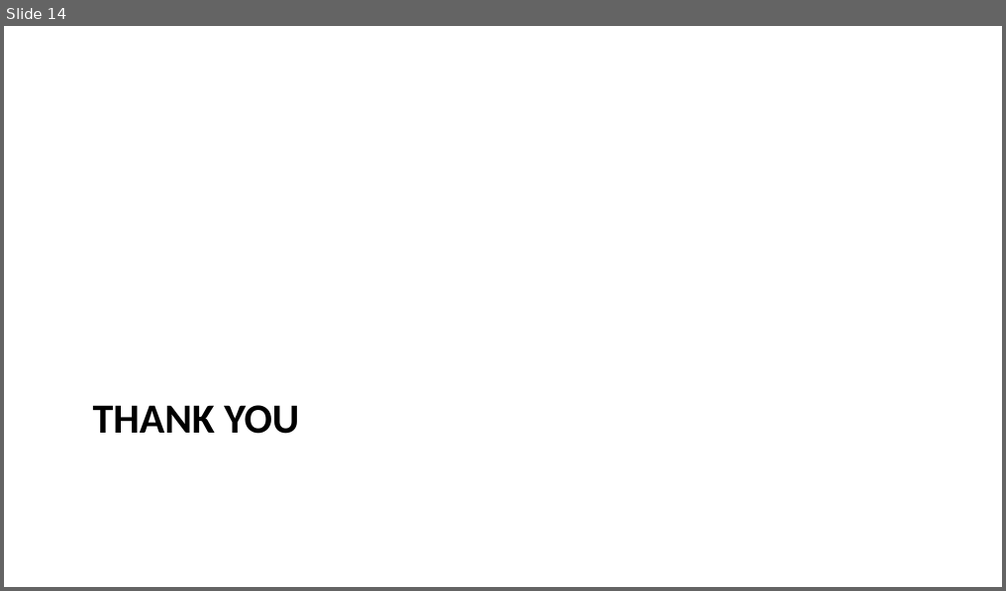
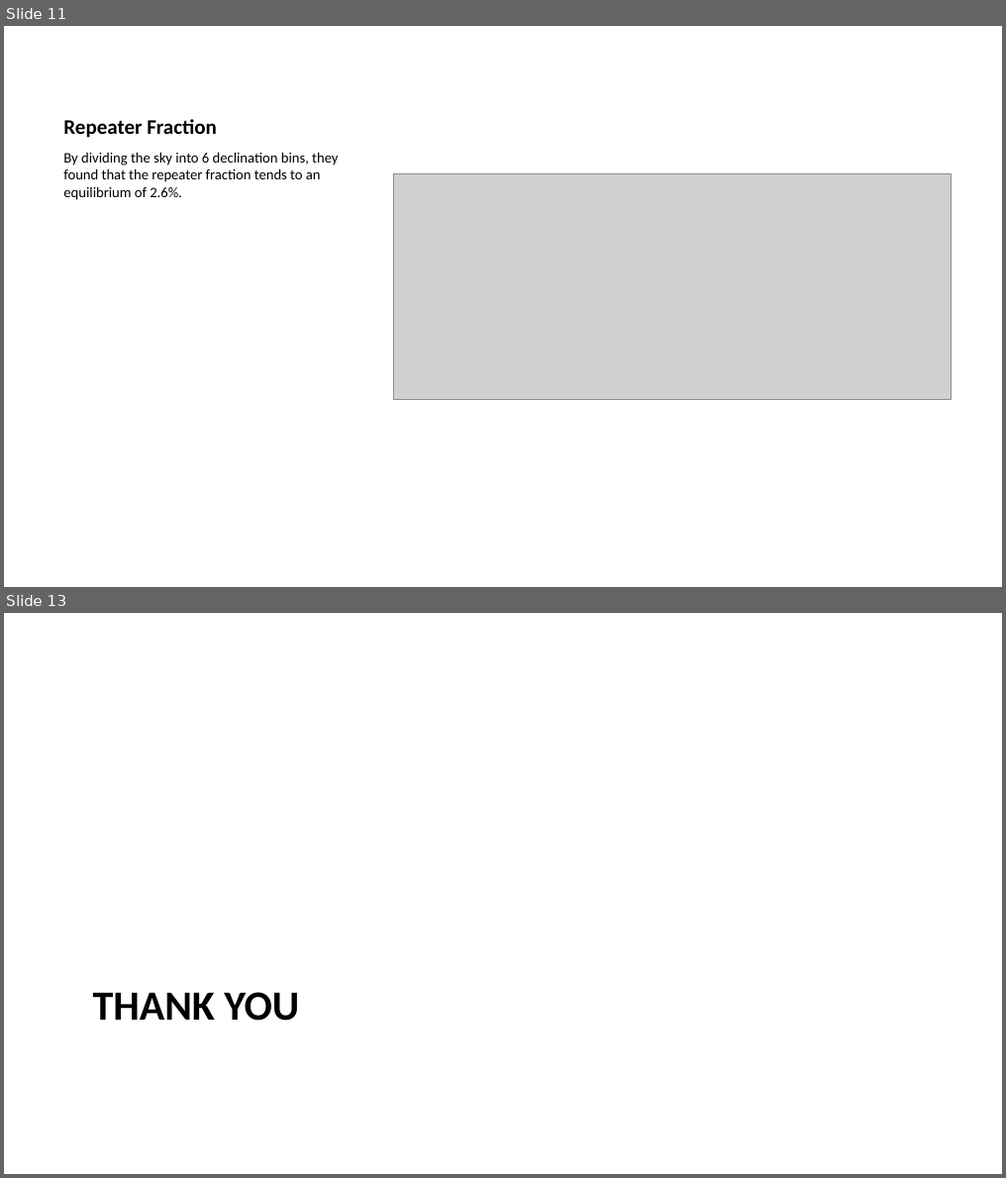
Before and after one commit to Thaza-Kun/sarjana, a slide deck: docs/slides/andersen_2023/slides.pptx. Shown one above the other, each under a label of ours: slide 14 before the commit, slides 11 and 13 after it; the slides between them are not shown. The pictures are 1006x591 and 1006x1178 pixels, drawn with LibreOffice and Linux fonts; fonts in the diff are those of the drawing; grey boxes stand for pictures. Boxes give left, top, right and bottom in pixels: in the first picture for what was removed or moved away, otherwise in the second. Text is boxed around its words. In the diff, an @@ line names an element or a change of style, - is before the commit and + after.

Commit message:
✨ NEW Focus on some repeaters

```diff
--- a/docs/slides/andersen_2023/slides.pptx
+++ b/docs/slides/andersen_2023/slides.pptx
@@ slide 11 added at bbox=[4, 26, 1002, 587], background #FFFFFF @@
@@ title added at bbox=[63, 119, 217, 138], 15 pt, text #000000, bold @@
+Repeater Fraction
@@ text added at bbox=[63, 152, 338, 200], 10.5 pt, text #000000 @@
+By dividing the sky into 6 declination bins, they found that the repeater fraction tends to an equilibrium of 2.6%.
@@ picture added at bbox=[393, 174, 950, 400] @@
@@ what was slide 14 is now slide 13 @@
```
Also in this commit, not shown: 3 slides changed, 11 other slides added, 12 slides removed, 20 other files.
